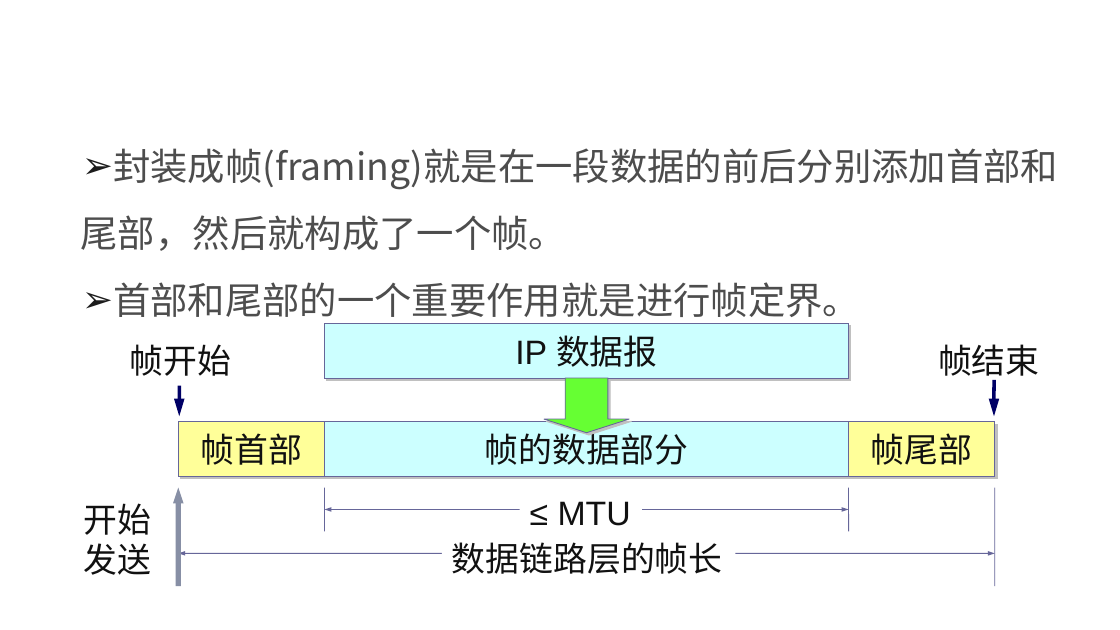
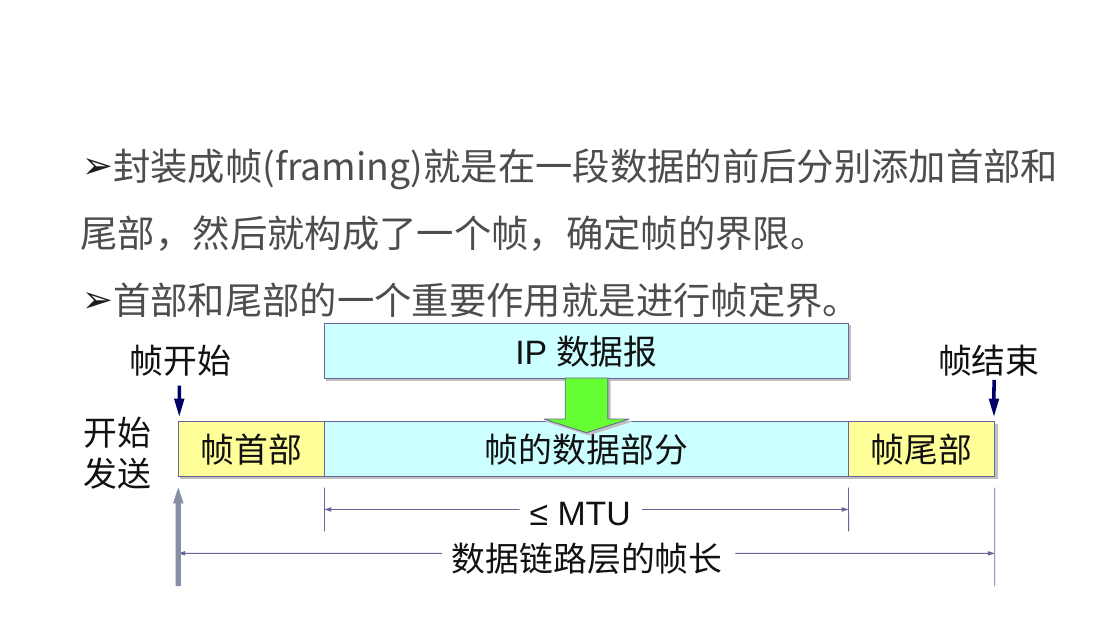
Before and after one commit to edu2act/course-NetWork, a slide deck: slide 12 of materials/slides/ch03 Data Link Layer.pptx. Drawn at 1120x630 pixels with LibreOffice and Linux fonts; fonts in the diff are those of the drawing; background and template pictures are left out. Boxes give left, top, right and bottom in pixels: in the first picture for what was removed or moved away, otherwise in the second. Text is boxed around its words. In the diff, an @@ line names an element or a change of style, - is before the commit and + after.

```diff
--- a/materials/slides/ch03 Data Link Layer.pptx
+++ b/materials/slides/ch03 Data Link Layer.pptx
@@ text at [81,148,1058,251]: text changed @@
-➢ 封装成帧(framing)就是在一段数据的前后分别添加首部和尾部，然后就构成了一个帧。
+➢ 封装成帧(framing)就是在一段数据的前后分别添加首部和尾部，然后就构成了一个帧，确定帧的界限。
@@ text "开始": place and size @@
-text "开始" at [84,503,152,575]
+text "开始" at [84,416,152,489]
```
Also in this commit, not shown: 16 other slides changed.
